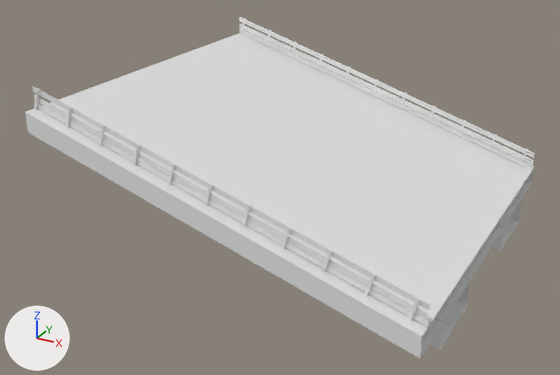
What one commit did to the FBX model Gamen't/Assets/Warner/Road/FBX/RoadRechtUpDown.fbx.
Both versions are drawn from a 50 mm camera at (17.4, -34.9, 14.4) aimed at (-1.0, -1.4, -2.3). Every picture has the same lights, and +X, +Y and +Z are marked at lower left. Where no turn or scale is listed for an object, it has been applied to the vertices.

The first picture shows 'RailingAppart.001', 'RoadRecht.002'.
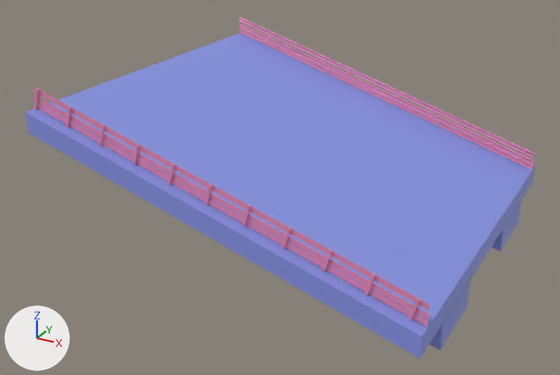
Location of each change, (x1, y1, x2, y2) in pixels of the pictures (560 x 375 px):
'RoadRecht.002', recoloured (white to blue): (25, 33, 535, 358) in both
'RailingAppart.001', recoloured (white to pink): (33, 17, 535, 327) in both

The edits, one by one:
Material 'RoadRechtUpDown' (mat_roadrechtupdown) changes colour from white #e7e7e7 to blue #8996e7; in linear values from (0.8, 0.8, 0.8) to (0.249, 0.305, 0.8).
Material 'RailingRechtUpDown' (mat_railingrechtupdown) changes colour from white #e7e7e7 to pink #e78cb7; in linear values from (0.8, 0.8, 0.8) to (0.8, 0.263, 0.474).
